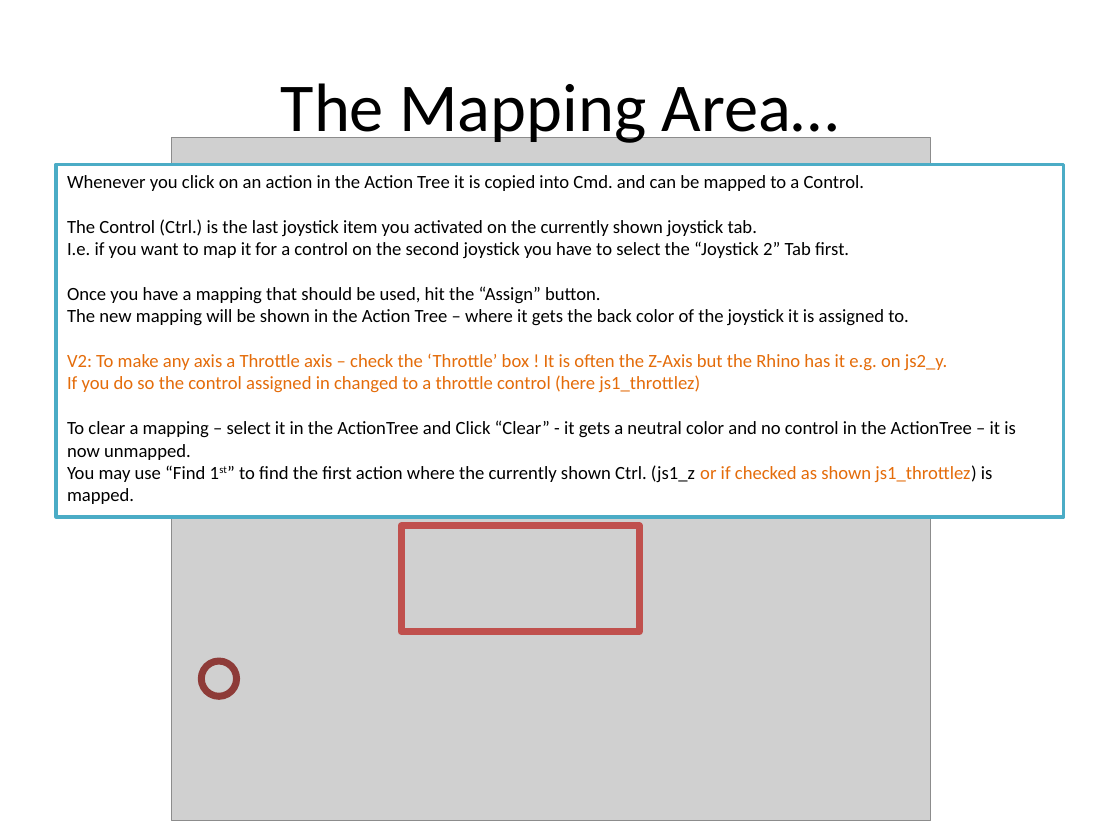
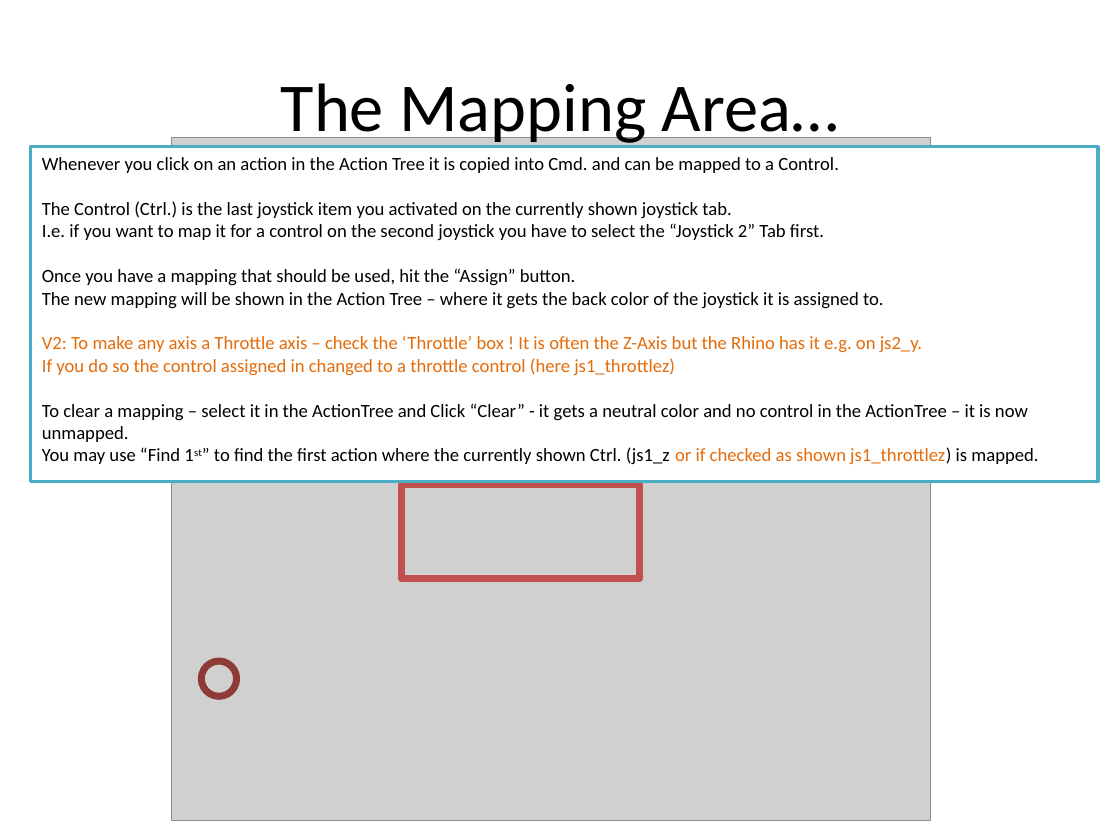
Before and after one commit to SCToolsfactory/SCJMapper-V2, a slide deck: slide 8 of doc/SCJMapper_QGuide.pptx. Drawn at 1120x840 pixels with LibreOffice and Linux fonts; fonts in the diff are those of the drawing; grey boxes stand for pictures. Boxes give left, top, right and bottom in pixels: in the first picture for what was removed or moved away, otherwise in the second. Text is boxed around its words. In the diff, an @@ line names an element or a change of style, - is before the commit and + after.

```diff
--- a/doc/SCJMapper_QGuide.pptx
+++ b/doc/SCJMapper_QGuide.pptx
@@ rectangle "Whenever you click on an ..." resized from (x1=56, y1=165, x2=1064, y2=517) to (x1=31, y1=147, x2=1099, y2=482) @@
@@ rectangle resized from (x1=401, y1=525, x2=640, y2=631) to (x1=401, y1=485, x2=640, y2=579) @@
```
Also in this commit, not shown: 9 other slides changed, 1 slide added, 22 other files.
